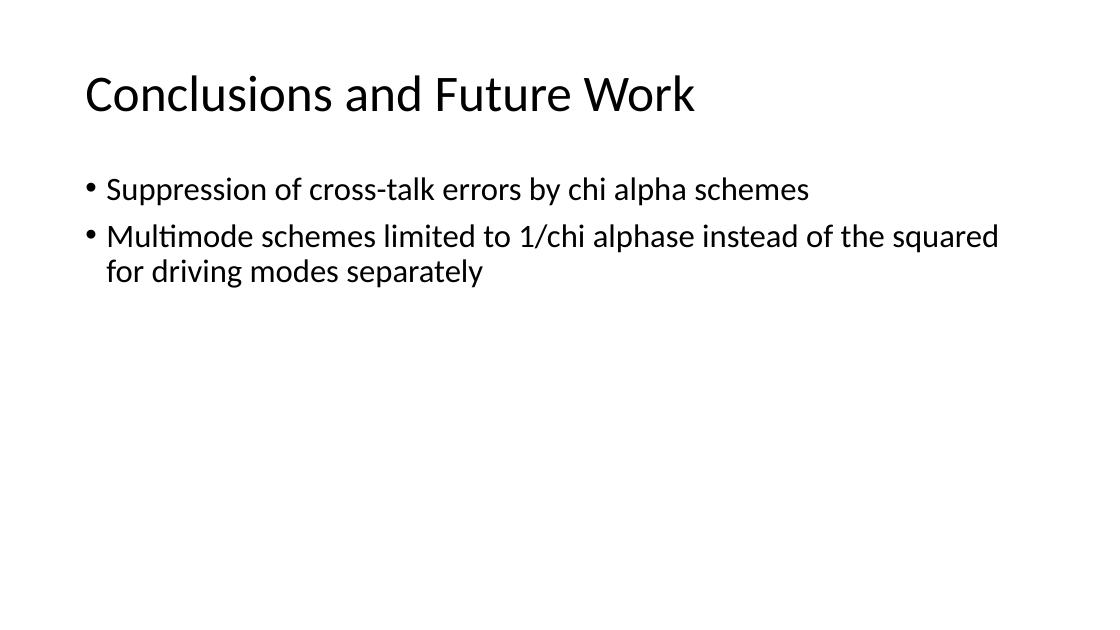
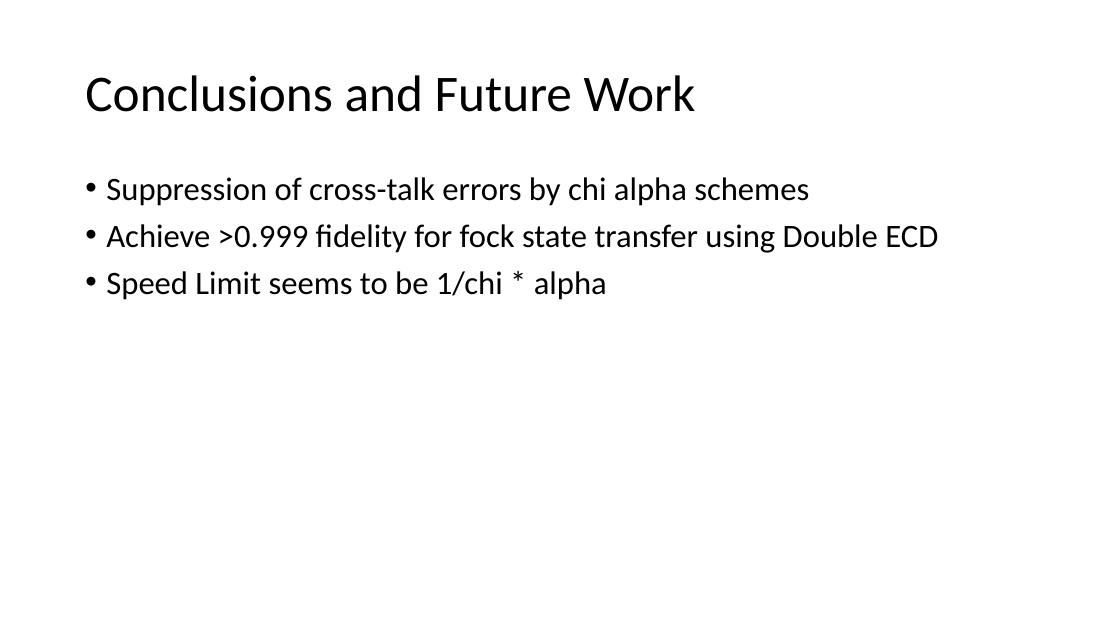
Before and after one commit to EeshGupta/Multimode-Conditional-Displacements, a slide deck: slide 16 of presentations/mcs_sqms.pptx (slide 15 before the commit). Drawn at 1120x630 pixels with LibreOffice and Linux fonts; fonts in the diff are those of the drawing. Boxes give left, top, right and bottom in pixels: in the first picture for what was removed or moved away, otherwise in the second. Text is boxed around its words. In the diff, an @@ line names an element or a change of style, - is before the commit and + after.

```diff
--- a/presentations/mcs_sqms.pptx
+++ b/presentations/mcs_sqms.pptx
@@ text at box(106, 224, 938, 300): text changed @@
-• Multimode schemes limited to 1/chi alphase instead of the squared for driving modes separately
+• Achieve >0.999 fidelity for fock state transfer using Double ECD
+• Speed Limit seems to be 1/chi * alpha
```
Also in this commit, not shown: 6 other slides changed, 3 slides added, 18 slides removed.
